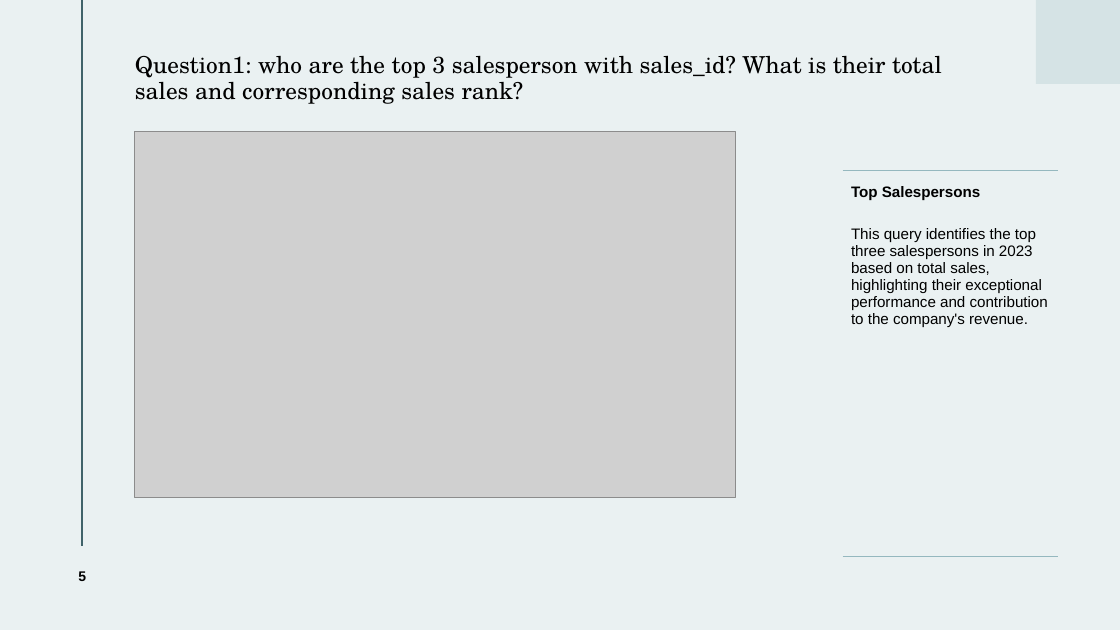
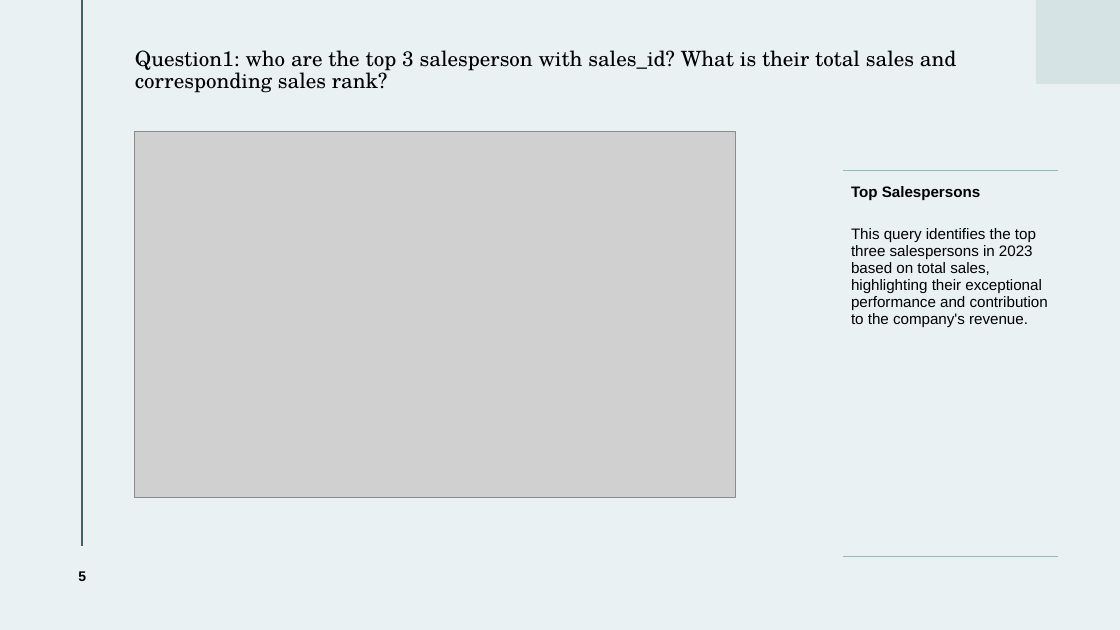
Before and after one commit to leiliu7/Data-Analytics-Data-Science-Portfolio, a slide deck: slide 5 of Smart-toys-database/Smart_Toys_Database-Slide-Presentation.pptx. Drawn at 1120x630 pixels with LibreOffice and Linux fonts; fonts in the diff are those of the drawing; grey boxes stand for pictures. Boxes give left, top, right and bottom in pixels: in the first picture for what was removed or moved away, otherwise in the second. Text is boxed around its words. In the diff, an @@ line names an element or a change of style, - is before the commit and + after.

```diff
--- a/Smart-toys-database/Smart_Toys_Database-Slide-Presentation.pptx
+++ b/Smart-toys-database/Smart_Toys_Database-Slide-Presentation.pptx
@@ title "Question1: who are the top ..." at [135, 50, 957, 93]: size 20 to 18 pt @@
```
Also in this commit, not shown: 2 other slides changed, 1 slide added, 1 slide removed.
